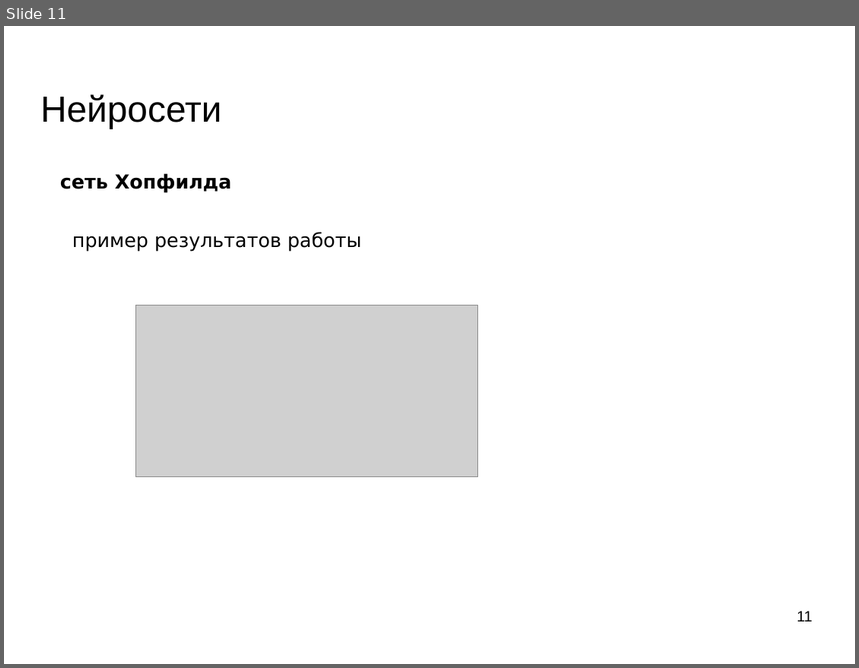
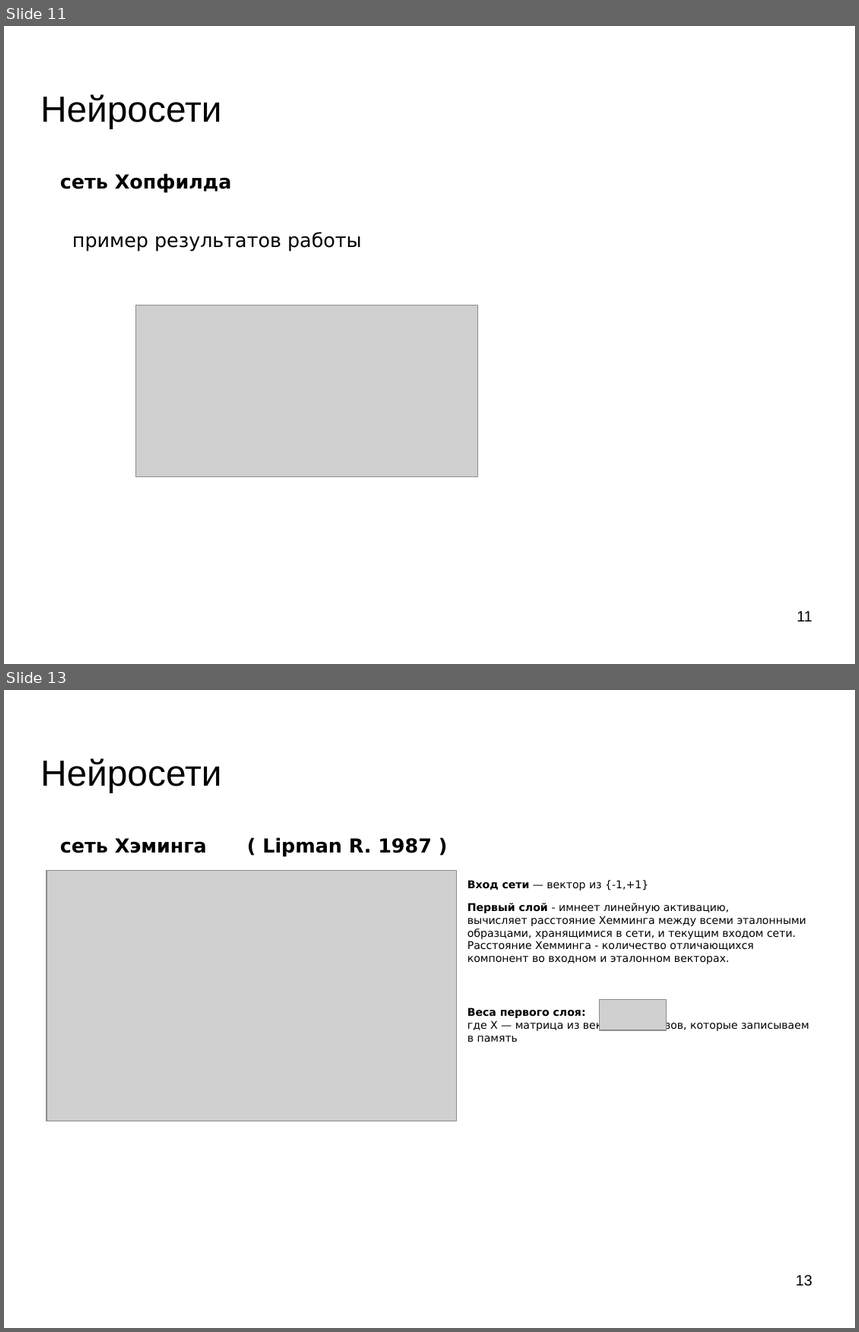
Before and after one commit to mechanoid5/ml_lectorium_legacy, a slide deck: 28-hopfield.odp. Shown one above the other, each under a label of ours: slide 11 before the commit, slides 11 and 13 after it; the slides between them are not shown. The pictures are 859x668 and 859x1332 pixels, drawn with LibreOffice and Linux fonts; fonts in the diff are those of the drawing; grey boxes stand for pictures; background and template pictures are left out. Boxes give left, top, right and bottom in pixels: in the first picture for what was removed or moved away, otherwise in the second. Text is boxed around its words. In the diff, an @@ line names an element or a change of style, - is before the commit and + after.

```diff
--- a/28-hopfield.odp
+++ b/28-hopfield.odp
@@ slide 13 added at box(4, 690, 855, 1328), background picture (left out) @@
@@ title added at box(40, 758, 222, 793), 33.9 pt, text #000000 @@
+Нейросети
@@ text added at box(60, 837, 432, 857), 18 pt, text #000000, bold @@
+сеть Хэминга ( Lipman R. 1987 )
@@ picture added at box(47, 871, 457, 1122) @@
@@ text added at box(468, 880, 648, 891), 10 pt, text #000000 @@
+Вход сети — вектор из {-1,+1}
@@ text added at box(468, 903, 807, 964), 10 pt, text #000000 @@
+Первый слой - имнеет линейную активацию,
+вычисляет расстояние Хемминга между всеми эталонными образцами, хранящимися в сети, и текущим входом сети.
+Расстояние Хемминга - количество отличающихся компонент во входном и эталонном векторах.
@@ text added at box(468, 1008, 809, 1043), 10 pt, text #000000 @@
+Веса первого слоя:
+где X — матрица из векторов-образов, которые записываем в память
@@ picture added at box(601, 1000, 667, 1030) @@
@@ page number added at box(796, 1275, 813, 1287), 14 pt, text #000000 @@
+13
```
Also in this commit, not shown: 2 slides changed, 2 other slides added.
